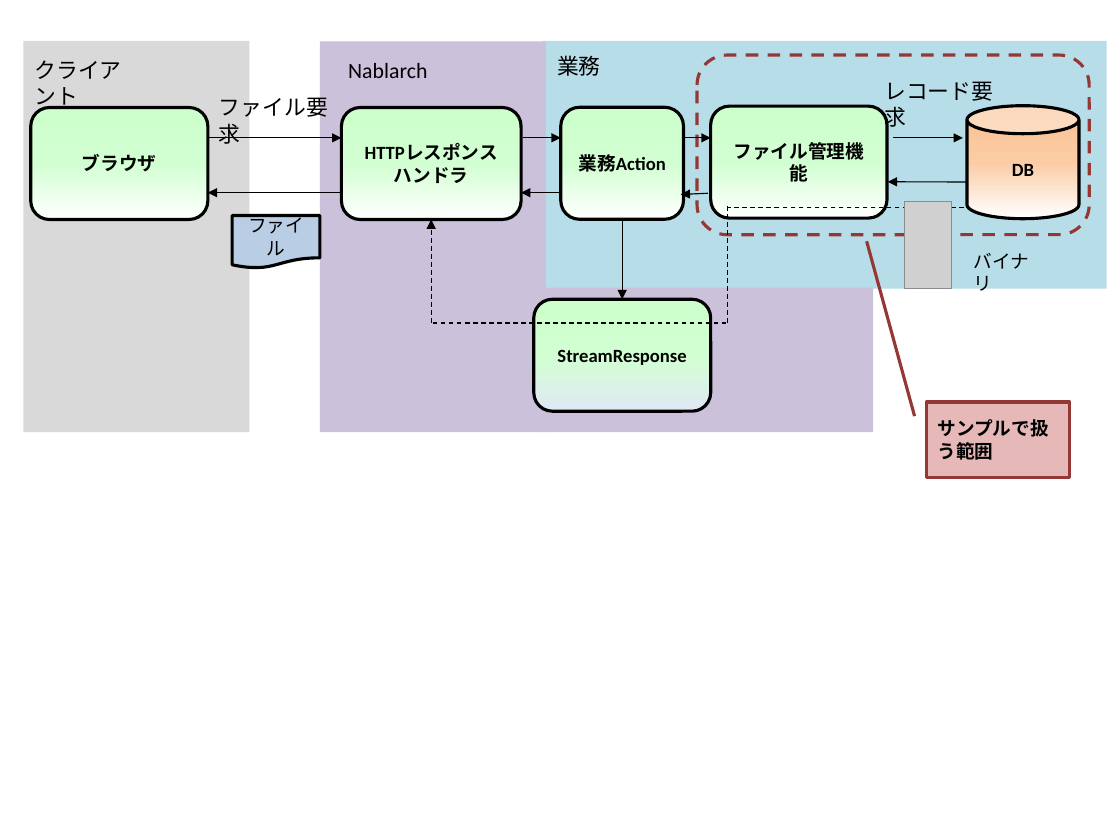
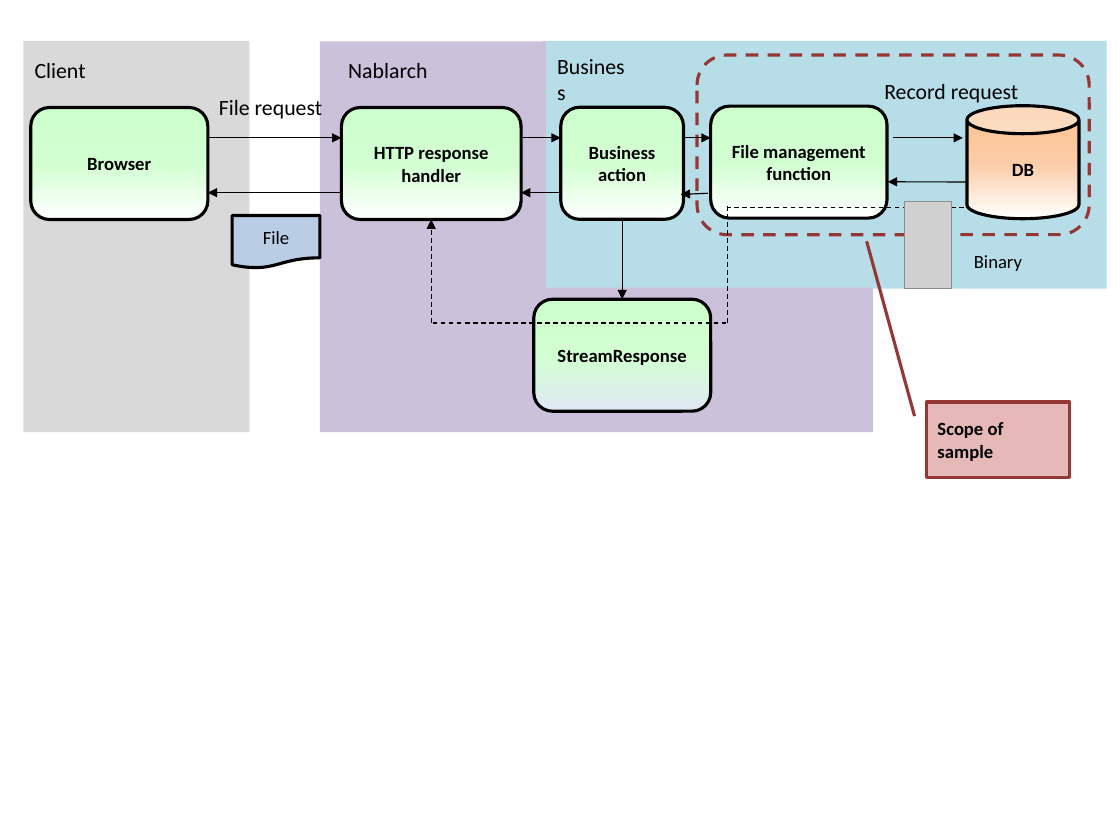
Before and after one commit to nablarch/nablarch-document, a slide deck: slide 2 of en/examples/05/_images/05_DbFileManagementUtil.pptx. Drawn at 1120x840 pixels with LibreOffice and Linux fonts; fonts in the diff are those of the drawing; grey boxes stand for pictures. Boxes give left, top, right and bottom in pixels: in the first picture for what was removed or moved away, otherwise in the second. Text is boxed around its words. In the diff, an @@ line names an element or a change of style, - is before the commit and + after.

```diff
--- a/en/examples/05/_images/05_DbFileManagementUtil.pptx
+++ b/en/examples/05/_images/05_DbFileManagementUtil.pptx
@@ text at bbox=[35, 63, 86, 78]: text changed @@
-クライアント
+Client
@@ text at bbox=[884, 84, 1018, 106]: text changed @@
-レコード要求
+Record request
@@ text at bbox=[219, 97, 322, 122]: text changed @@
-ファイル要求
+File request
@@ text in rounded rectangle at bbox=[374, 147, 488, 182]: text changed @@
-HTTPレスポンス
-ハンドラ
+HTTP response handler
@@ text at bbox=[589, 146, 656, 159]: text changed @@
-業務
+Business
@@ text in rounded rectangle at bbox=[732, 145, 865, 180]: text changed @@
-ファイル管理機能
+File management function
@@ text in rounded rectangle at bbox=[87, 158, 151, 170]: text changed @@
-ブラウザ
+Browser
@@ text in rounded rectangle at bbox=[598, 168, 646, 181]: text changed @@
-業務Action
+Business action
@@ text in flow chart document at bbox=[263, 231, 289, 244]: text changed @@
-ファイル
+File
@@ text at bbox=[974, 255, 1022, 271]: text changed @@
-バイナリ
+Binary
@@ text in border callout at bbox=[937, 422, 1004, 461]: text changed @@
-サンプルで扱う範囲
+Scope of sample
```
Also in this commit, not shown: 1 other slide changed, 2 other files.
